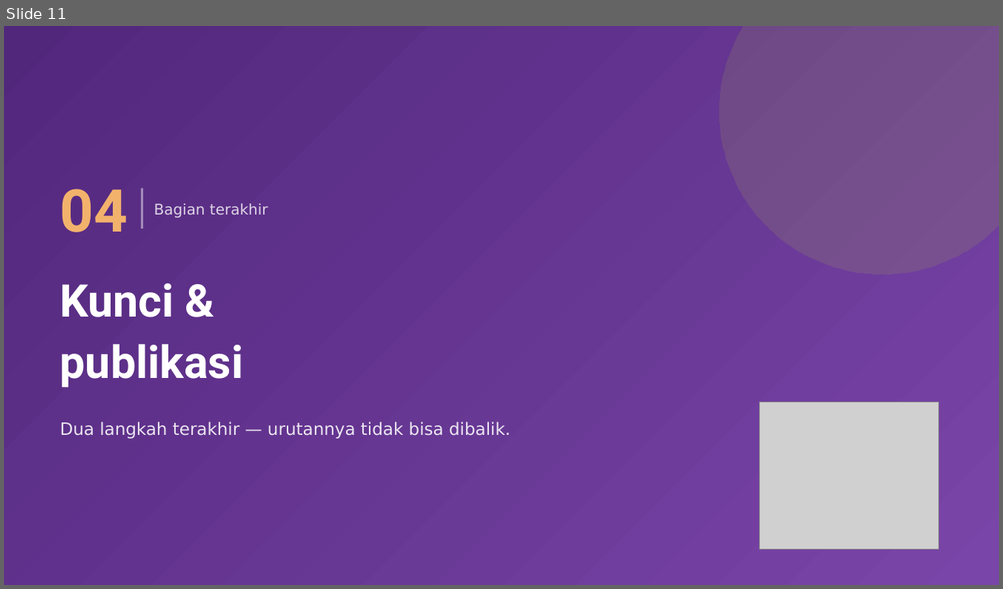
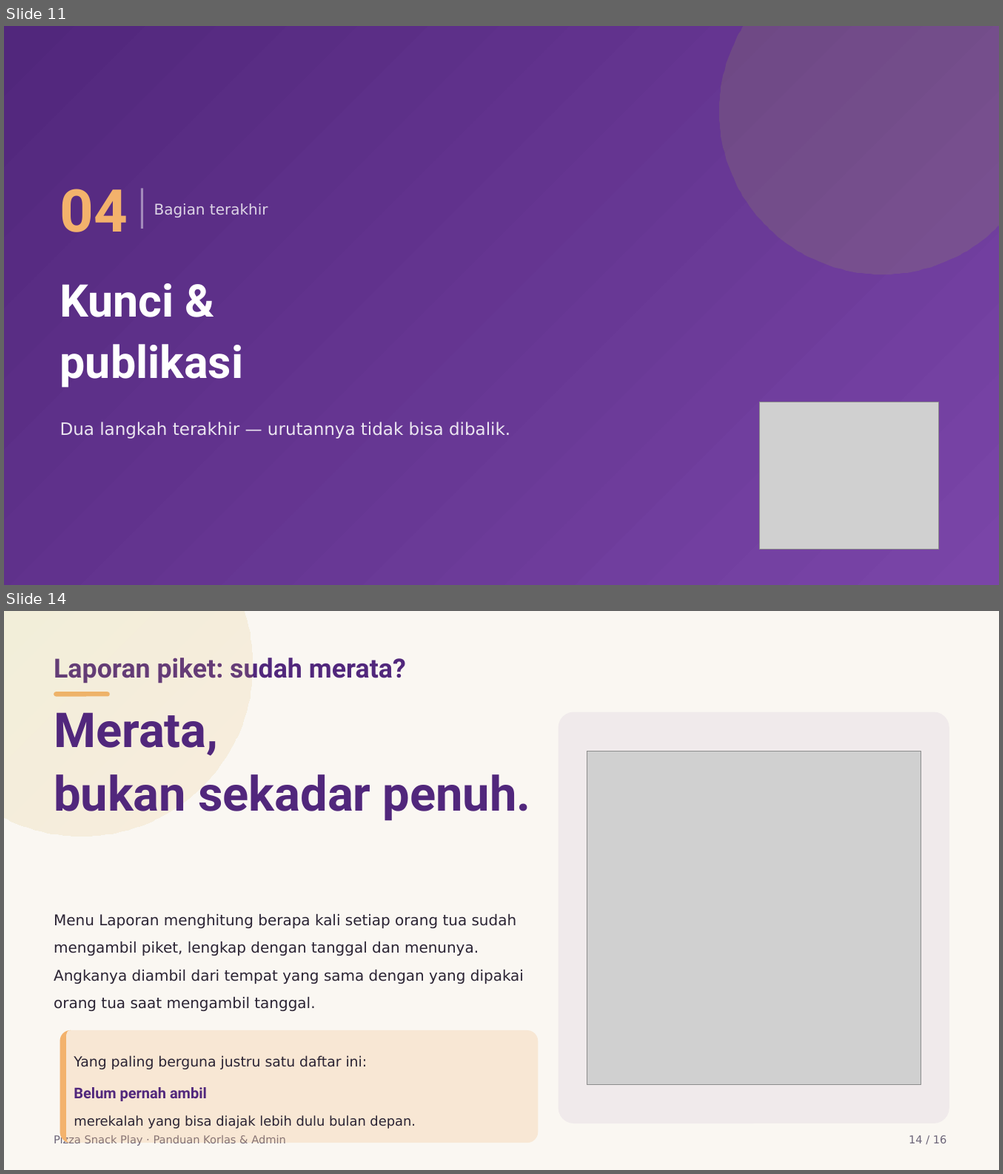
Before and after one commit to KU-JakartaTimur/pizza-snack-play, a slide deck: Panduan Korlas dan Admin Pizza Snack Play/Panduan Korlas dan Admin Pizza Snack Play.pptx. Shown one above the other, each under a label of ours: slide 11 before the commit, slides 11 and 14 after it; the slides between them are not shown. The pictures are 1003x589 and 1003x1174 pixels, drawn with LibreOffice and Linux fonts; fonts in the diff are those of the drawing; grey boxes stand for pictures. Boxes give left, top, right and bottom in pixels: in the first picture for what was removed or moved away, otherwise in the second. Text is boxed around its words. In the diff, an @@ line names an element or a change of style, - is before the commit and + after.

Commit message:
docs: sinkronkan dokumentasi ke v1.13 + dek Korlas & Admin 16 halaman
Dokumentasi tertinggal dari kode setelah modul laporan (b3a7636), pengecualian
petugas pada jadwal terbit (aeb51c3), dan ekspor Excel akun (f9cee36):

- PRD -> v1.13: fitur F12 Laporan Jadwal, endpoint GET /laporan beserta tabel
  kode gagal, alur 8.11 & 8.12, Phase 4f, dan AC58-AC64. F5 dikoreksi karena
  menyebut ekspor Excel sebagai rencana padahal sudah terimplementasi (jadwal
  dan akun); yang belum ada hanya PDF. AC38 diberi catatan pengecualian petugas
  supaya tidak bertentangan dengan AC62.
- UAT_Result.md -> bagian 8: regresi v1.13 dengan hasil yang benar-benar
  dijalankan (495 assertion hijau, check-laporan 14/14, check-petugas-terkunci
  9/9), plus catatan produksi.
- README: ekspor akun orang tua didokumentasikan, fase 10 "Laporan Jadwal"
  disisipkan, tautan PRD diperbarui.

Dek Korlas & Admin diperluas 15 -> 16 halaman. Halaman 14 baru membahas
Laporan piket, dan halaman 15 dikoreksi: kartu 1 sebelumnya menyatakan petugas
"tidak bisa diubah lagi" setelah jadwal terbit, padahal sejak v1.13 petugas
justru masih bisa diisi -- yang terkunci tetap menu dan catatan. Dek Orang Tua
sengaja dibiarkan: v1.13 tidak mengubah satu pun layar orang tua.

```diff
--- a/Panduan Korlas dan Admin Pizza Snack Play/Panduan Korlas dan Admin Pizza Snack Play.pptx
+++ b/Panduan Korlas dan Admin Pizza Snack Play/Panduan Korlas dan Admin Pizza Snack Play.pptx
@@ slide 14 added at <box>4,611,999,1170</box>, background #FFFFFF @@
@@ rectangle added at <box>4,611,999,1170</box>, fill #FAF7F2 @@
@@ freeform shape added at <box>4,611,253,836</box>, fill gradient #AFC440 to #F3B26C @@
@@ text added at <box>54,658,406,684</box>, 25.5 pt, text #51277C, bold @@
+Laporan piket: sudah merata?
@@ rounded rectangle added at <box>54,692,110,696</box>, fill #F3B26C @@
@@ text added at <box>54,712,531,821</box>, 46.5 pt, text #51277C, bold @@
+Merata,
+bukan sekadar penuh.
@@ rounded rectangle added at <box>558,712,949,1124</box>, fill #51277C at 6% opacity @@
@@ picture added at <box>586,752,921,1085</box> @@
@@ text added at <box>54,914,523,1011</box>, 14.2 pt, text #2A2333 @@
+Menu Laporan menghitung berapa kali setiap orang tua sudah mengambil piket, lengkap dengan tanggal dan menunya. Angkanya diambil dari tempat yang sama dengan yang dipakai orang tua saat mengambil tanggal.
@@ rounded rectangle added at <box>60,1031,538,1143</box>, fill #F3B26C at 22% opacity @@
@@ freeform shape added at <box>60,1031,538,1143</box>, fill #F3B26C @@
@@ text added at <box>74,1056,367,1070</box>, 13.5 pt, text #2A2333 @@
+Yang paling berguna justru satu daftar ini:
@@ text added at <box>74,1088,207,1102</box>, 14.2 pt, text #51277C, bold @@
+Belum pernah ambil
@@ text added at <box>74,1116,415,1129</box>, 12.8 pt, text #2A2333 @@
+merekalah yang bisa diajak lebih dulu bulan depan.
@@ text added at <box>54,1135,286,1146</box>, 10.5 pt, text #6B6478 @@
+Pizza Snack Play · Panduan Korlas & Admin
@@ text added at <box>908,1136,947,1144</box>, 10.5 pt, text #6B6478 @@
+14 / 16
```
Also in this commit, not shown: 10 slides changed, 17 other files.
